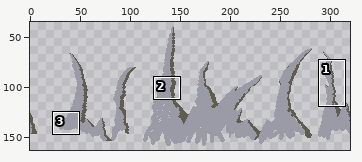
Two states of a sprite sheet, assets/nearby-spires.png. The picture above shows the old version from afar; the outline marks the close-up.
Close-up. Before the edit:
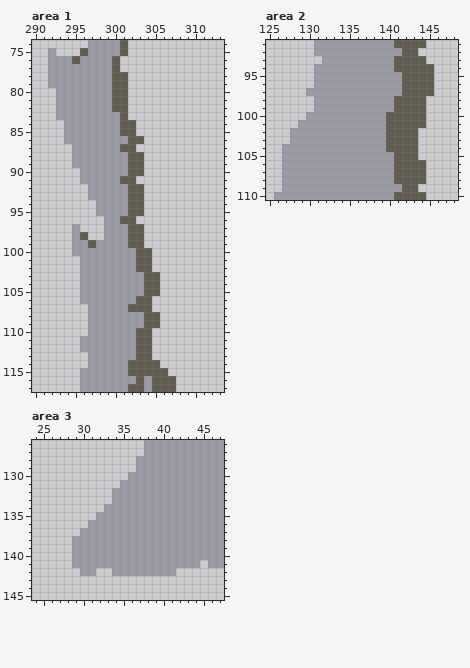
The file is 320x180 pixels. Shown: area 1: x 290..313, y 74..117; area 2: x 125..148, y 91..110; area 3: x 24..47, y 126..145. The wide view leaves out empty margins. The commit also changed other parts of the picture, which this record leaves out.
Once edited:
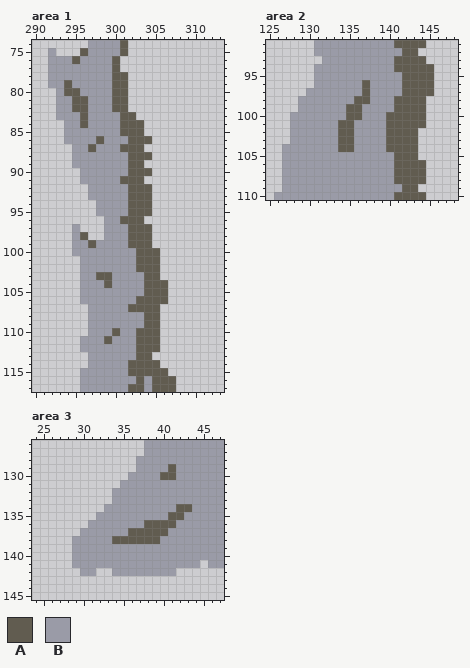
Palette (. is transparent): A #615c50  B #9a9ba7
Difference:
Area 1:
y 79: x 294 B -> A
y 80: x 294..295 BB -> AA
y 81..82: x 295..296 BB -> AA
y 83: x 296 B -> A; x 302 . -> A
y 84: x 296 B -> A; x 303 . -> A
y 85: x 303 . -> A
y 86: x 298 B -> A; x 304 . -> A
y 87: x 297 B -> A; x 303 . -> A
y 88: x 304 . -> A
y 90: x 304 . -> A
y 91: x 303 . -> A
y 92..95: x 304 . -> A
y 96: x 303 . -> A
y 97..99: x 304 . -> A
y 100..102: x 305 . -> A
y 103: x 298..299 BB -> AA
y 104: x 299 B -> A; x 306 . -> A
y 105: x 306 . -> A
y 106: x 305..306 .. -> AA
y 107: x 305 . -> A
y 110: x 300 B -> A; x 305 . -> A
y 111: x 299 B -> A; x 305 . -> A
y 112: x 305 . -> A
Area 2:
y 96..97: x 137 B -> A
y 98: x 129..130 .. -> BB; x 136..137 BB -> AA
y 99: x 129..130 .. -> BB; x 135..136 BB -> AA
y 100: x 128..129 .. -> BB; x 135..136 BB -> AA
y 101: x 128 . -> B; x 134..135 BB -> AA
y 102..104: x 134..135 BB -> AA
Area 3:
y 129: x 41 B -> A
y 130: x 40..41 BB -> AA
y 134: x 42..43 BB -> AA
y 135: x 41..42 BB -> AA
y 136: x 38..41 BBBB -> AAAA
y 137: x 36..40 BBBBB -> AAAAA
y 138: x 34..39 BBBBBB -> AAAAAA
Changed places in both close-ups, as pixel boxes (x1, y1, x2, y2):
changed: (64, 80, 168, 352)
changed: (338, 80, 370, 152)
added: (290, 96, 314, 128)
changed: (112, 464, 192, 544)
